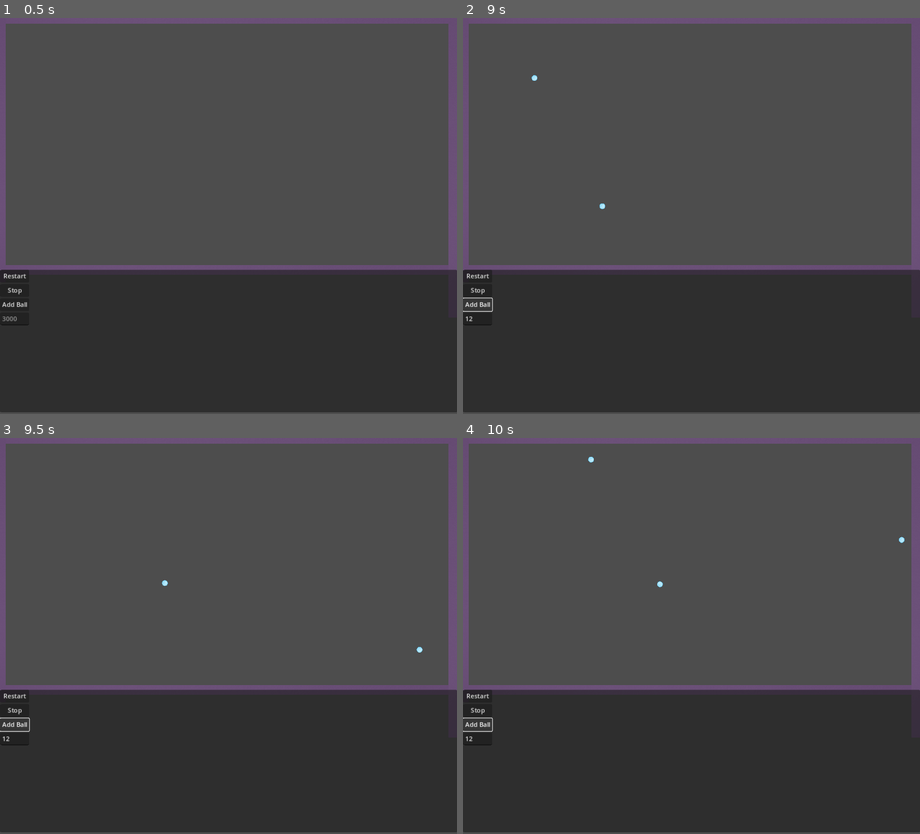
Above: before the commit, frames 1-4 (two rows, left to right).
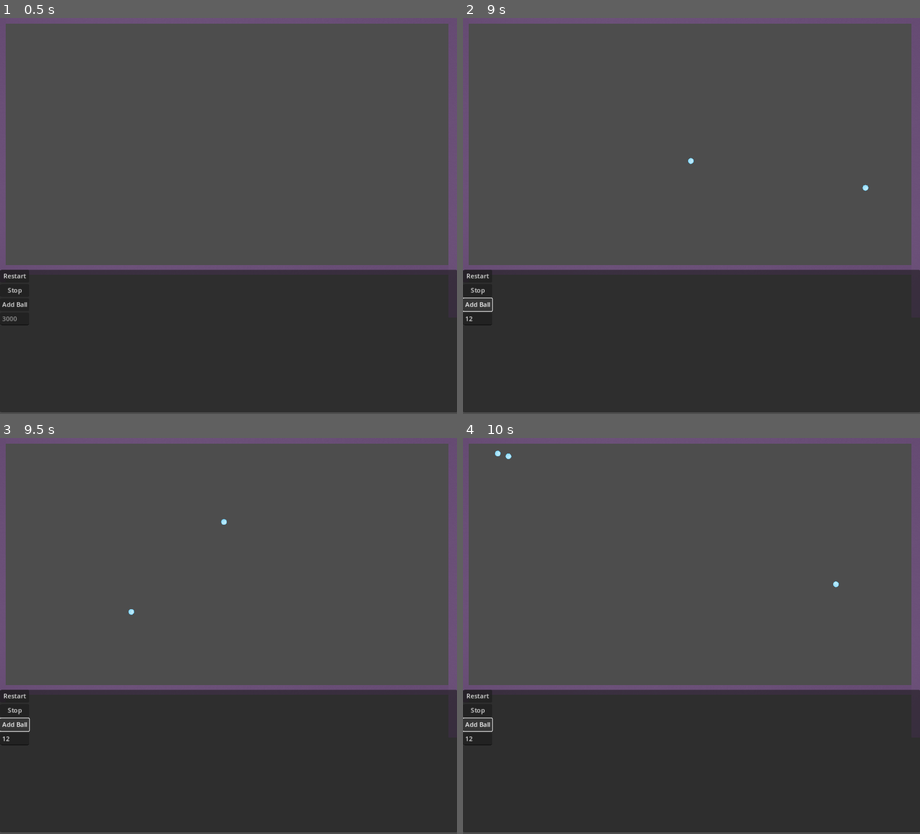
Above: after the commit, the same moments.

Repository: slinkp/godot-bounce-1
Game: Godot game, scene res://main.tscn
The game is run twice, just before and just after one commit, with the same random seed, the same clock (stepped at 60 frames per second) and the same inputs.
Inputs (mouse positions are in pixels of both pictures, inside the frame that each line leads up to):
- Up to frame 1 (0.5 s): no input
- Up to frame 2 (9 s): click (476, 318) at 0.52 s; type "12" at 0.6 s; click "Restart" at 1.25 s; click "Restart" at 2 s; click "Restart" at 2.75 s; click "Stop" at 3.5 s; click "Add Ball" at 4.25 s; click "Stop" at 5 s; click "Add Ball" at 5.75 s; click "Stop" at 6.5 s; click "Add Ball" at 7.25 s; tap Enter at 8.75 s
- Up to frame 3 (9.5 s): no input
- Up to frame 4 (10 s): tap Space at 9.5 s

Frame 1 is identical in both runs. In frame 2, less than 0.1% of the frame differs, in the area x 15-89%, y 14-49%; in frame 3, less than 0.1%; in frame 4, less than 0.1%, in the area x 7-97%, y 3-38%.

Commit message:
Beginning of more sophisticated pitch control: Quantizing to semitones

Diff:
--- a/main.gd
+++ b/main.gd
@@ -2,7 +2,7 @@
 
 @export var ball_scene: PackedScene
 
-@export var speed = 3000.0
+@export var speed = 1000.0
 
 # Called when the node enters the scene tree for the first time.
 func _ready():
--- a/wall.gd
+++ b/wall.gd
@@ -9,8 +9,13 @@
 }
 var player: AudioStreamPlayer
 
+# Twelfth root of two = one semitone in equal temperament.
+# See eg https://dbpedia.org/page/Twelfth_root_of_two
+var semitone_freq_ratio: float = pow(2.0, (1.0 / 12.0))
+
 # Called when the node enters the scene tree for the first time.
 func _ready():
+	print("Semitone freq ratio: %s" % semitone_freq_ratio)
 	load_sound(name)
 	pass # Replace with function body.
 
@@ -24,10 +29,27 @@
 	make_sound(hit_position)
 
 
+func pitch_scale_from_x_position(x : int) -> float:
+	# Spread some octaves over the x coords.
+	var semitone_range = 24
+	# Center of wall = base pitch of sample.
+	# Right end = 1 octave up, left end = 1 octave down.
+	# So, map position x to the range (-12, 12)
+	var screen_width: float = 1100.0  # TODO get from viewport
+	var semitone = (x / screen_width) * semitone_range
+	semitone = int(round(semitone))
+	# Offset so center of screen is sample's base pitch, ie
+	# ie center is zero semitones = unchanged from orig sample.
+	semitone -= (semitone_range / 2)
+	print("Got semitone %s from position %s" % [semitone, x])
+	var pitch_ratio: float = pow(semitone_freq_ratio, semitone)
+	print("Got pitch ratio %s from position %s" % [pitch_ratio, x])
+	return pitch_ratio
+
+
 func make_sound(hit_position):
-	# print("Beep! %s" % name)
-	var pitch_scale = randfn(0.5, 2.0)
-	# print("Stream is %s" % player.has_stream_playback())
+	# TODO: make this work for y on the left/right walls too
+	var pitch_scale = pitch_scale_from_x_position(hit_position.x)
 	player.pitch_scale = pitch_scale
 	player.play()
 
